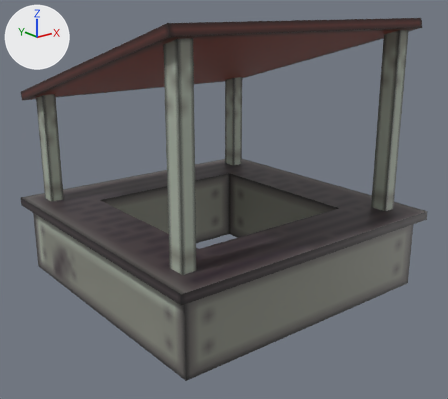
Renders of the FBX model Assets/Meshes/Objects/storefront.fbx from each side of a commit.
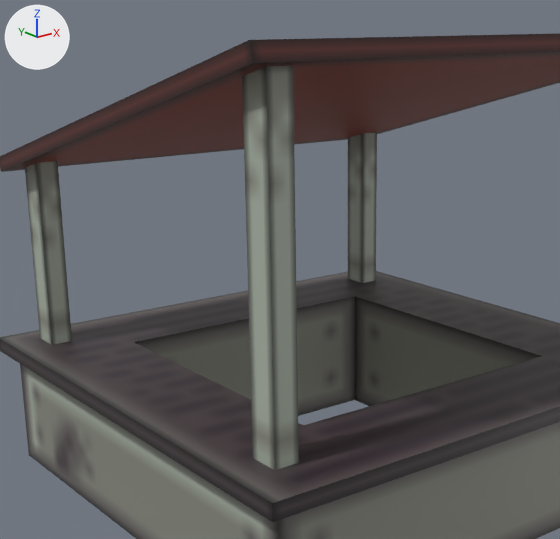
Each version appears first whole from a 50 mm camera at (-5.35, -6.86, 3.91) aimed at (-0.04, -0.21, 1.26), and next in a close-up on the part from 5% to 78% of the width and 0% to 79% of the height. Lighting does not change. The marker at upper left points along +X, +Y and +Z. Where no turn or scale is listed for an object, it has been applied to the vertices.

Names of what the first close-up shows: 'storefront'.
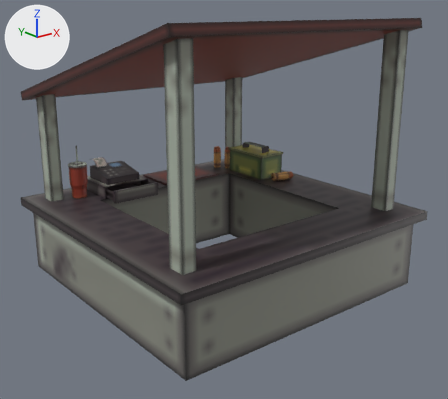
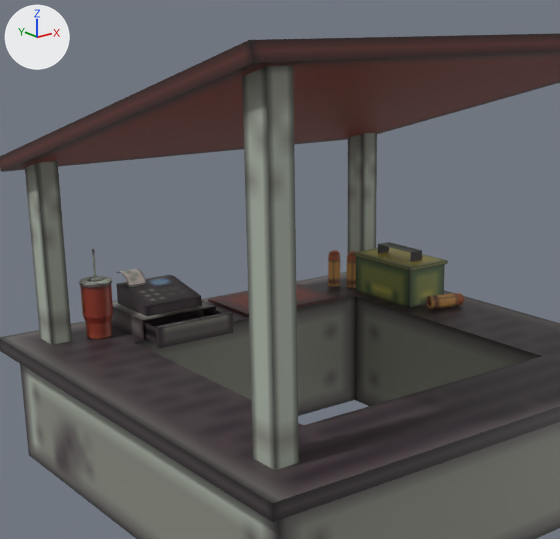
Commit message: added storefront props

Where the change shows, as pixel boxes [x1, y1, x2, y2] in the close-ups (560 x 539 px):
part 1 of me_mesh, added
    after: [79, 242, 465, 348]

Edits to the bpy script that builds the scene:
```text
Add img_storeprops_png:
    img_storeprops_png = load_image('storeprops.png', '../../Textures/Objects/storeprops.png', 64, 64, 'sRGB')
Add mat_storeprops1_m_be0feb19_f144_3721_34b3_e2f139c60cfb1:
    mat_storeprops1_m_be0feb19_f144_3721_34b3_e2f139c60cfb1 = principled_material('storeProps1:m_be0feb19_f144_3721_34b3_e2f139c60cfb1')
    mat_storeprops1_m_be0feb19_f144_3721_34b3_e2f139c60cfb1.texture = img_storeprops_png
Change me_mesh:
    used by ob_storefront; location = (0.0, 0.0, 0.0)
    remove me_mesh.from_pydata(...)  # 72 vertices, 62 faces; spans x -2.12..2.12, y -2.12..2.12, z 0.0..3.75
    add me_mesh.from_pydata(...)  # 1064 vertices, 1082 faces; spans x -2.12..2.12, y -2.12..2.12, z 0.0..3.75
    me_mesh part 1: 992 vertices added at x -1.54..1.88, y 0.27..2.0, z 1.12..1.91
    add me_mesh.materials.append(mat_storeprops1_m_be0feb19_f144_3721_34b3_e2f139c60cfb1)  # picture img_storeprops_png
```
